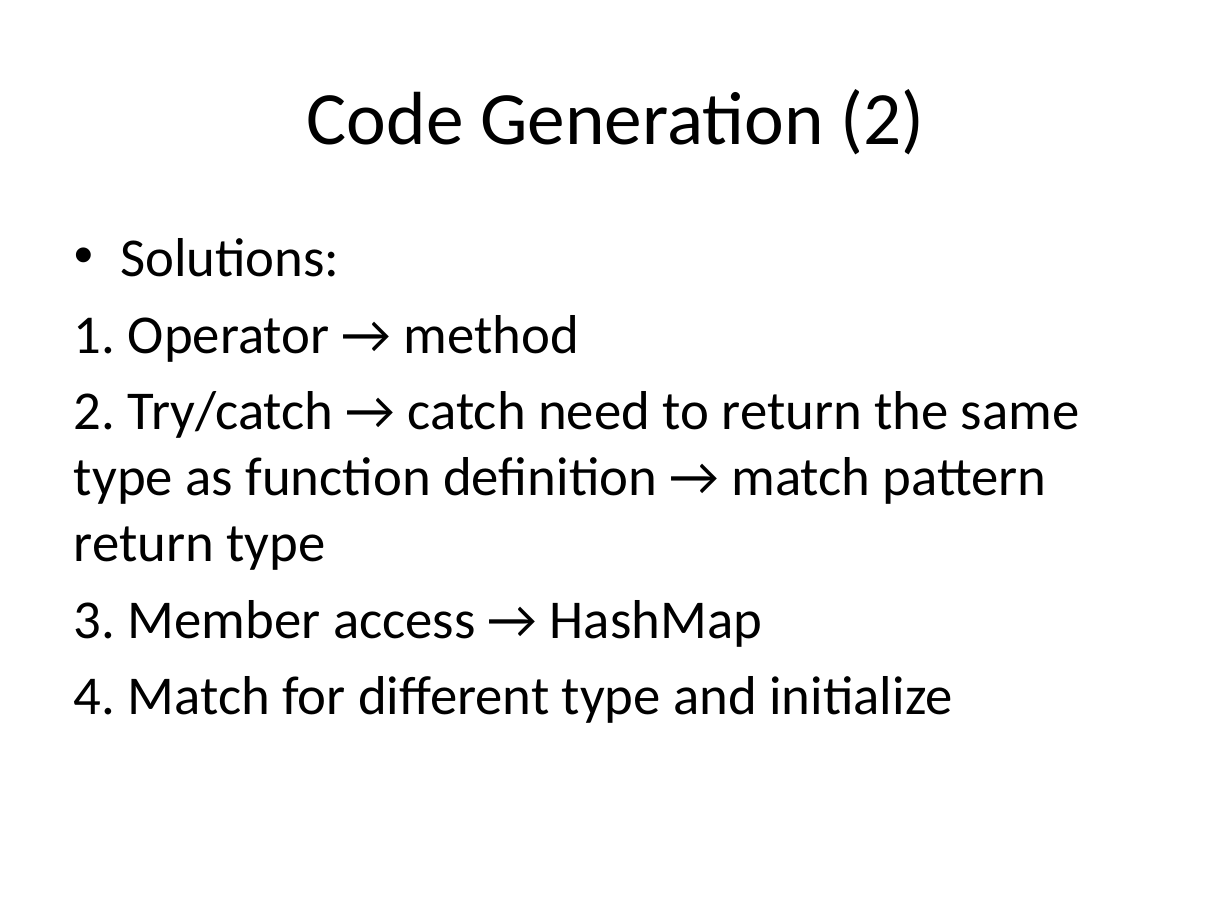
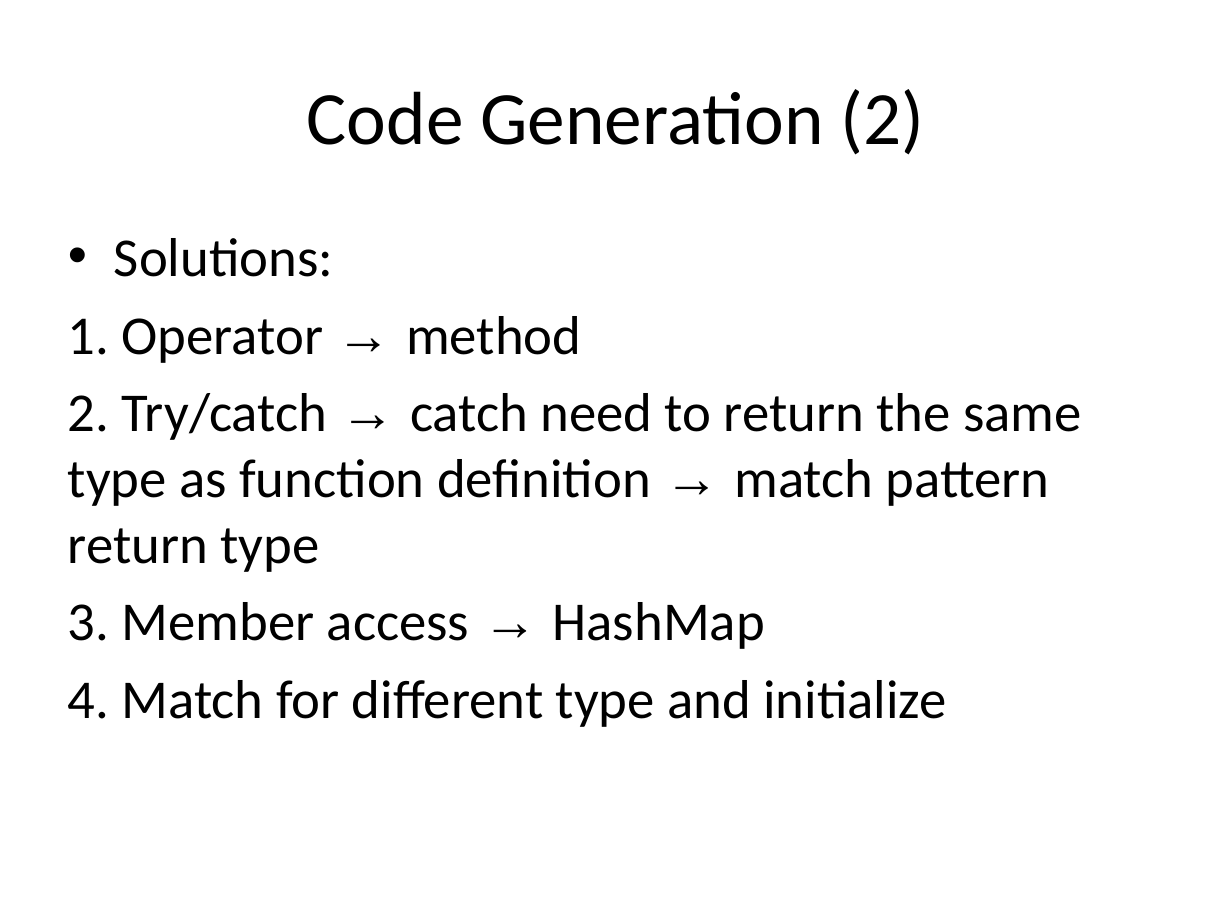
Before and after one commit to liufei11111/w4115PLT, a slide deck: slide 17 of src/project/demo/PLTFinalPresentation.pptx. Drawn at 1232x924 pixels with LibreOffice and Linux fonts; fonts in the diff are those of the drawing. Boxes give left, top, right and bottom in pixels: in the first picture for what was removed or moved away, otherwise in the second. Text is boxed around its words. In the diff, an @@ line names an element or a change of style, - is before the commit and + after.

```diff
--- a/src/project/demo/PLTFinalPresentation.pptx
+++ b/src/project/demo/PLTFinalPresentation.pptx
@@ text "Solutions:" at (68,238,1082,727): font Calibri to Arial in "→", "→ →", "→" @@
```
Also in this commit, not shown: 11 other slides changed, 1 slide added, 1 slide removed.
